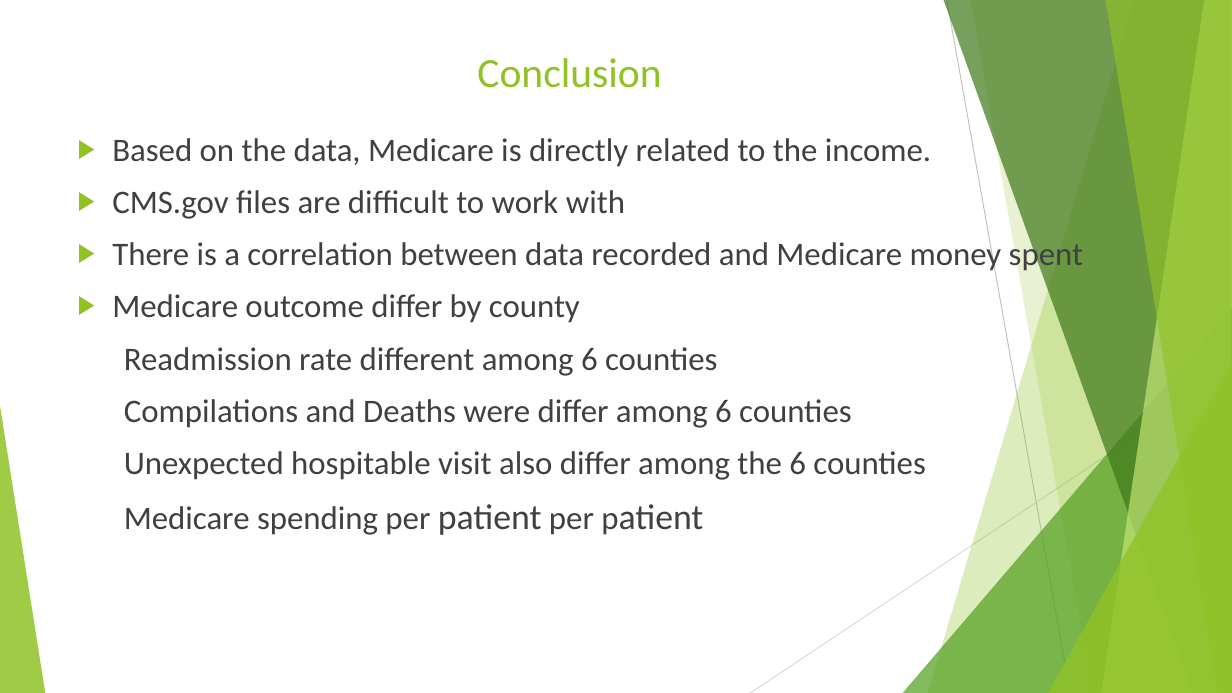
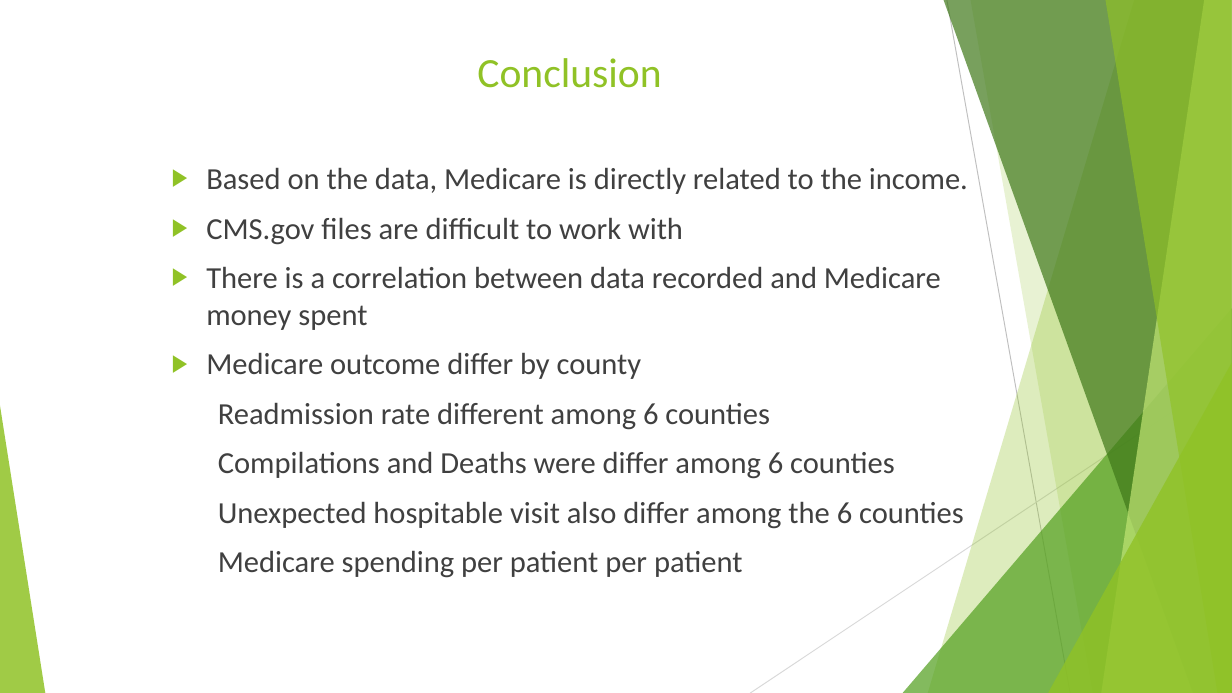
Before and after one commit to TedMur/SnakeBait, a slide deck: slide 14 of SnakeBitePresentation.pptx. Drawn at 1232x693 pixels with LibreOffice and Linux fonts; fonts in the diff are those of the drawing. Boxes give left, top, right and bottom in pixels: in the first picture for what was removed or moved away, otherwise in the second. Text is boxed around its words. In the diff, an @@ line names an element or a change of style, - is before the commit and + after.

```diff
--- a/SnakeBitePresentation.pptx
+++ b/SnakeBitePresentation.pptx
@@ text "Based on the data, Medicare ...": place and size @@
-text "Based on the data, Medicare ..." at [112, 138, 1083, 535]
+text "Based on the data, Medicare ..." at [206, 167, 968, 578]
@@ text "Based on the data, Medicare ..." at [206, 167, 968, 578]: size 25.6 to 23.8 pt; size 27.9 to 23.8 pt in "patient patient" @@
```
Also in this commit, not shown: 9 other slides changed.
